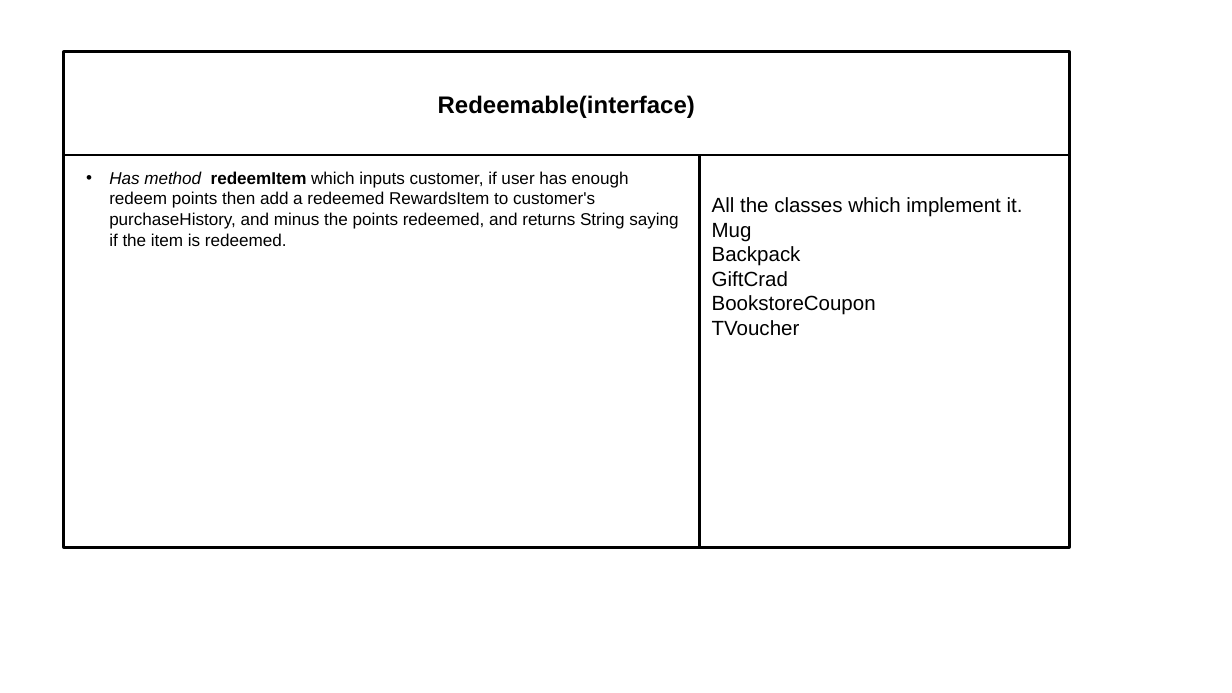
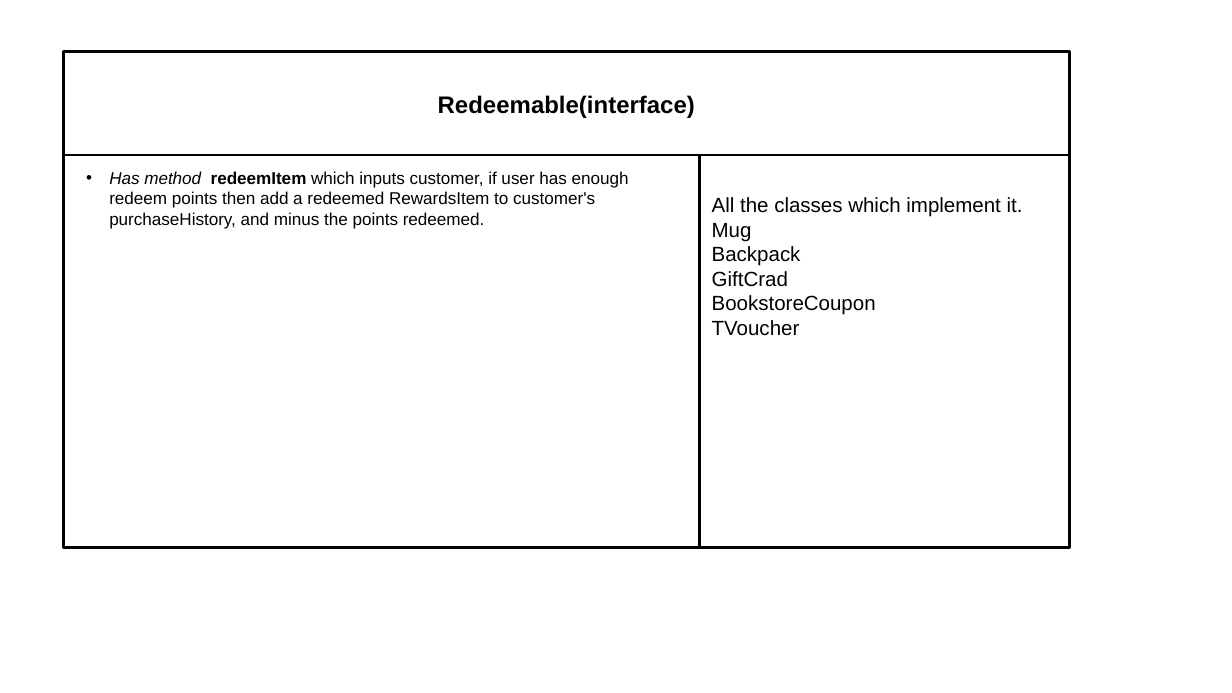
Before and after one commit to Jasmine-Zhuang/TicketVendorSystem, a slide deck: slide 7 of phase1/TicketVendor CRC Cards.pptx. Drawn at 1232x693 pixels with LibreOffice and Linux fonts; fonts in the diff are those of the drawing. Boxes give left, top, right and bottom in pixels: in the first picture for what was removed or moved away, otherwise in the second. Text is boxed around its words. In the diff, an @@ line names an element or a change of style, - is before the commit and + after.

```diff
--- a/phase1/TicketVendor CRC Cards.pptx
+++ b/phase1/TicketVendor CRC Cards.pptx
@@ text in rectangle at (109,171,629,229): text changed @@
-• Has method redeemItem which inputs customer, if user has enough redeem points then add a redeemed RewardsItem to customer's purchaseHistory, and minus the points redeemed, and returns String saying if the item is redeemed.
+• Has method redeemItem which inputs customer, if user has enough redeem points then add a redeemed RewardsItem to customer's purchaseHistory, and minus the points redeemed.
```
Also in this commit, not shown: 8 other slides changed.
